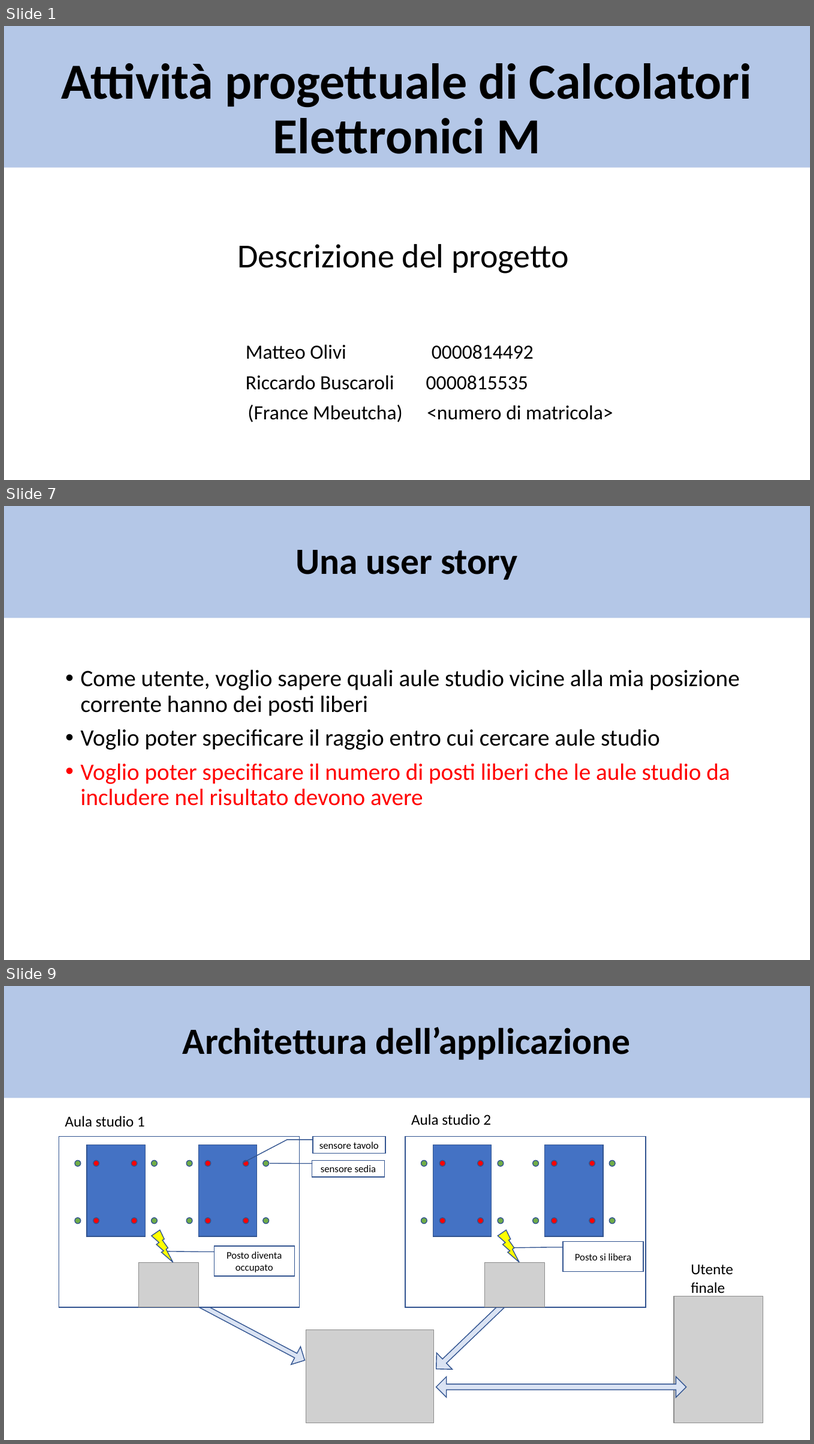
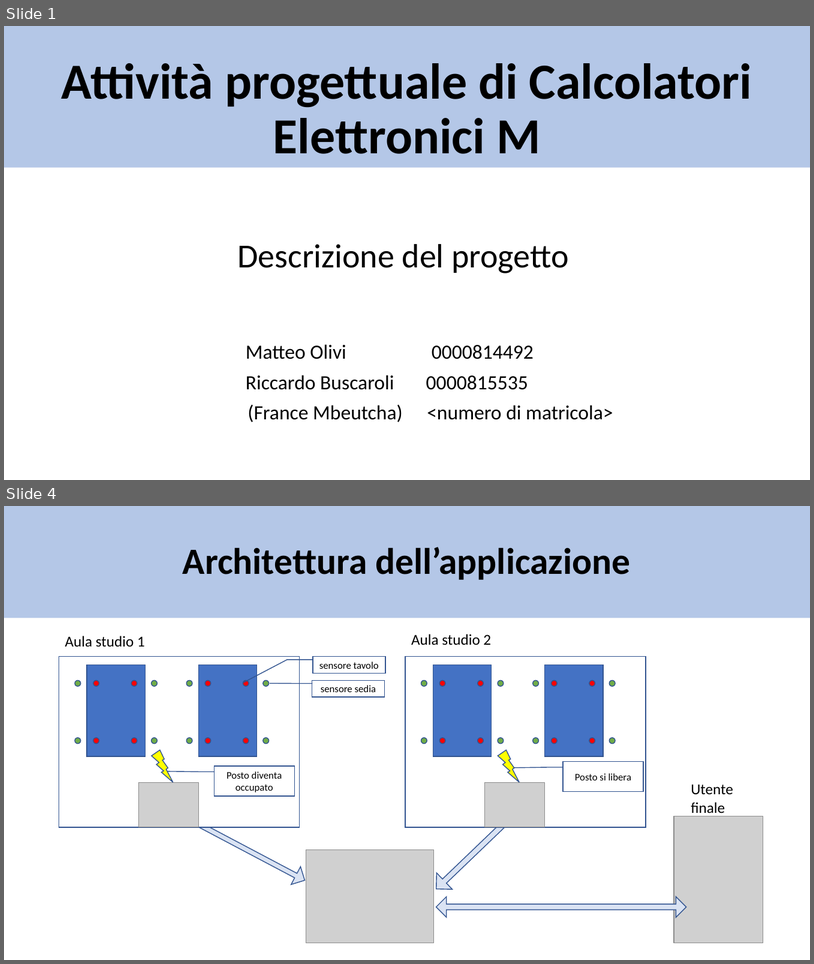
Before and after one commit to matte21/CalcM, a slide deck: ontologia.pptx. Shown one above the other, each under a label of ours: slides 1, 7 and 9 before the commit, slides 1 and 4 after it; the slides between them are not shown. The pictures are 814x1444 and 814x964 pixels, drawn with LibreOffice and Linux fonts; fonts in the diff are those of the drawing; grey boxes stand for pictures. Boxes give left, top, right and bottom in pixels: in the first picture for what was removed or moved away, otherwise in the second. Text is boxed around its words. In the diff, an @@ line names an element or a change of style, - is before the commit and + after.

Commit message:
Suddivisione conoscenza oggetti tra i 2 KP aula studio, compattazione slide con aggiunta animazioni

```diff
--- a/ontologia.pptx
+++ b/ontologia.pptx
@@ slide 7 removed at [4, 506, 810, 960], background #FFFFFF @@
@@ title removed at [4, 506, 810, 618] @@
-Una user story
@@ text removed at [81, 669, 740, 805] @@
-• Come utente, voglio sapere quali aule studio vicine alla mia posizione corrente hanno dei posti liberi
-• Voglio poter specificare il raggio entro cui cercare aule studio
-• Voglio poter specificare il numero di posti liberi che le aule studio da includere nel risultato devono avere
@@ what was slide 9 is now slide 4 @@
```
Also in this commit, not shown: 4 slides changed, 2 slides added, 4 other slides removed.
